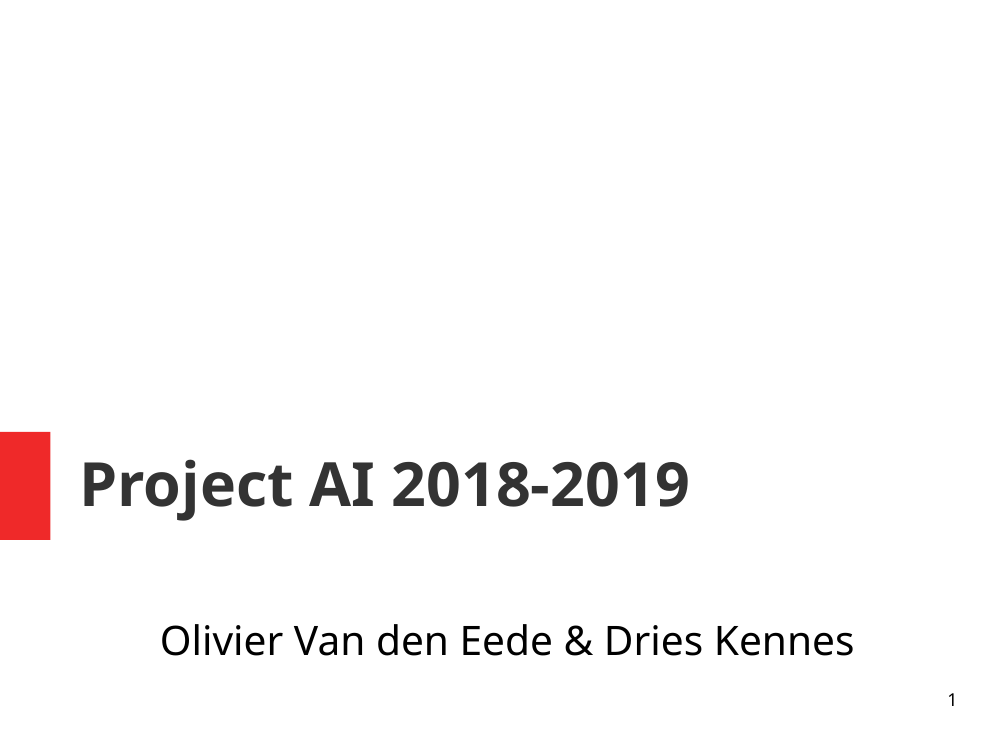
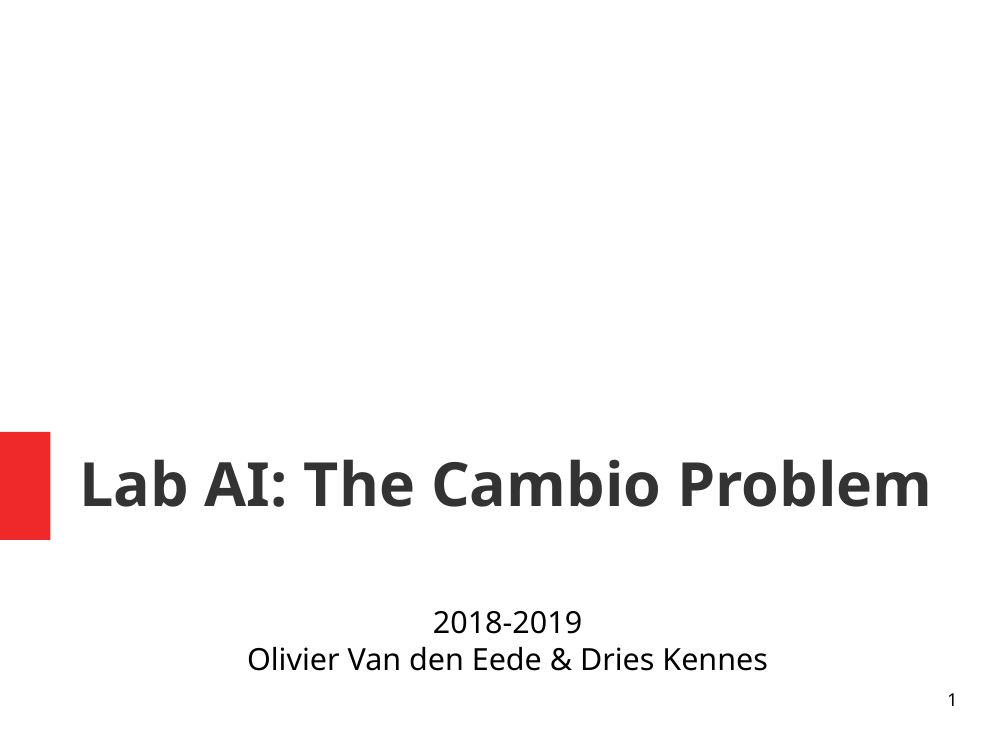
Before and after one commit to dries007/ProjectAI-CarSharing, a slide deck: slide 1 of Paper/ppt/presentation.odp. Drawn at 1008x756 pixels with LibreOffice and Linux fonts; fonts in the diff are those of the drawing. Boxes give left, top, right and bottom in pixels: in the first picture for what was removed or moved away, otherwise in the second. Text is boxed around its words. In the diff, an @@ line names an element or a change of style, - is before the commit and + after.

Commit message:
Presentation & Typos in paper

```diff
--- a/Paper/ppt/presentation.odp
+++ b/Paper/ppt/presentation.odp
@@ title at (79,459,932,507): text changed @@
-Project AI 2018-2019
+Lab AI: The Cambio Problem
@@ subtitle at (433,611,582,634): paragraph added @@
+2018-2019
@@ subtitle at (247,646,767,671): size 32 to 24 pt in "Olivier Van den Eede & Dries Kennes" @@
```
Also in this commit, not shown: 9 other slides changed, 7 slides added, 8 slides removed, 3 other files.
